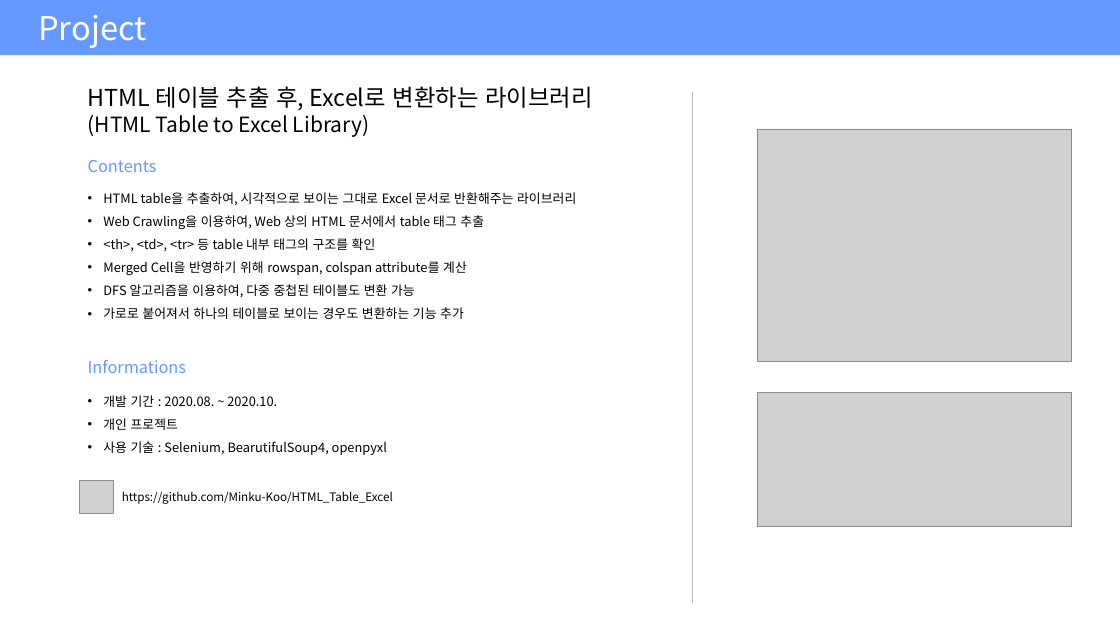
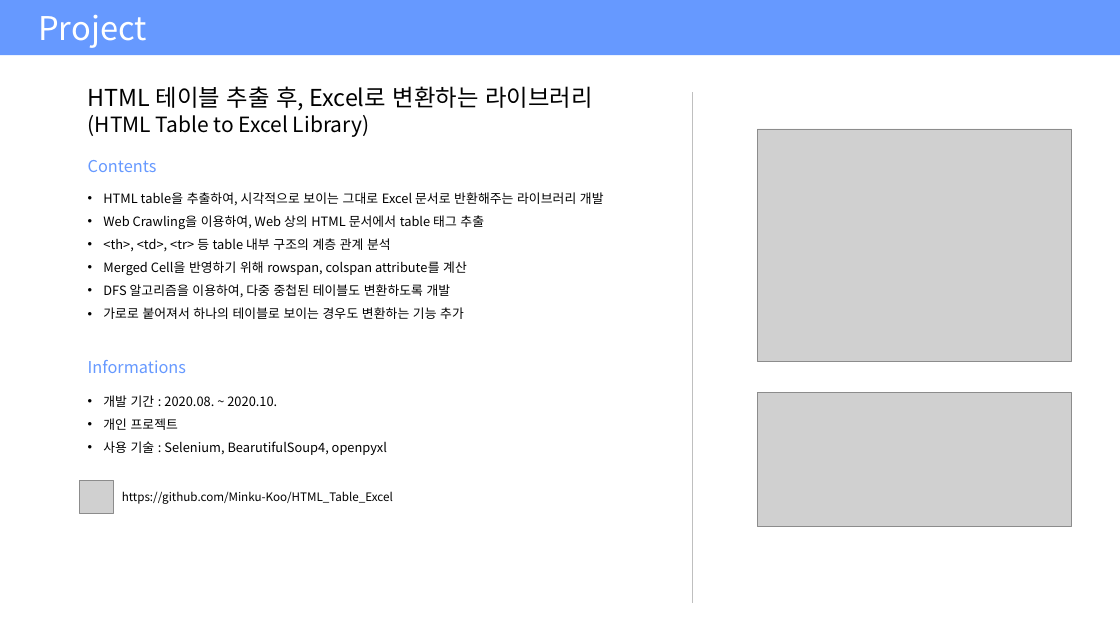
Before and after one commit to Minku-Koo/Minku-Koo, a slide deck: slide 7 of Portfolio.pptx. Drawn at 1120x630 pixels with LibreOffice and Linux fonts; fonts in the diff are those of the drawing; grey boxes stand for pictures. Boxes give left, top, right and bottom in pixels: in the first picture for what was removed or moved away, otherwise in the second. Text is boxed around its words. In the diff, an @@ line names an element or a change of style, - is before the commit and + after.

```diff
--- a/Portfolio.pptx
+++ b/Portfolio.pptx
@@ text at [103, 192, 604, 205]: text changed @@
-• HTML table을 추출하여, 시각적으로 보이는 그대로 Excel 문서로 반환해주는 라이브러리
+• HTML table을 추출하여, 시각적으로 보이는 그대로 Excel 문서로 반환해주는 라이브러리 개발
@@ text at [103, 238, 391, 252]: text changed @@
-• <th>, <td>, <tr> 등 table 내부 태그의 구조를 확인
+• <th>, <td>, <tr> 등 table 내부 구조의 계층 관계 분석
@@ text at [103, 284, 451, 297]: text changed @@
-• DFS 알고리즘을 이용하여, 다중 중첩된 테이블도 변환 가능
+• DFS 알고리즘을 이용하여, 다중 중첩된 테이블도 변환하도록 개발
```
Also in this commit, not shown: 5 other slides changed.
